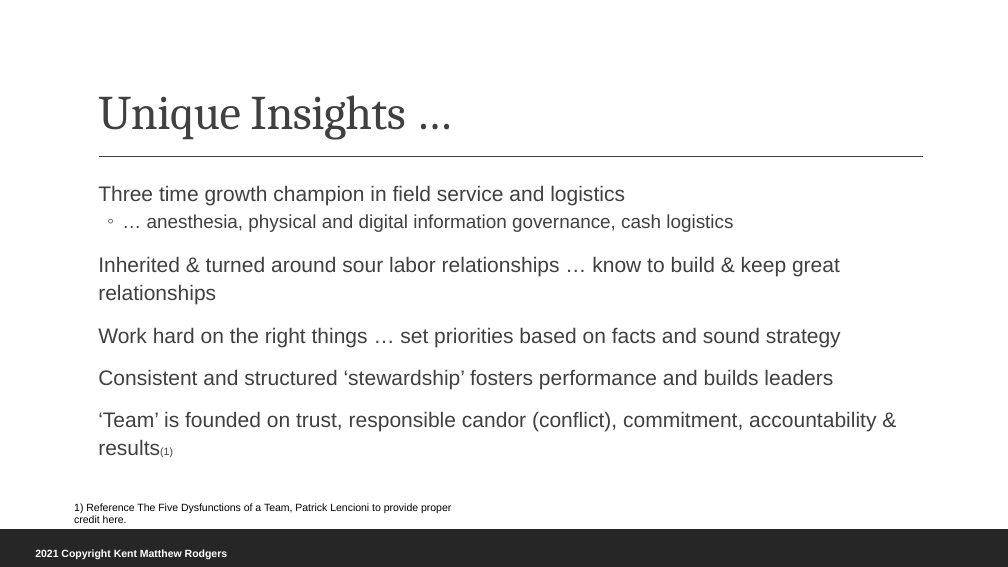
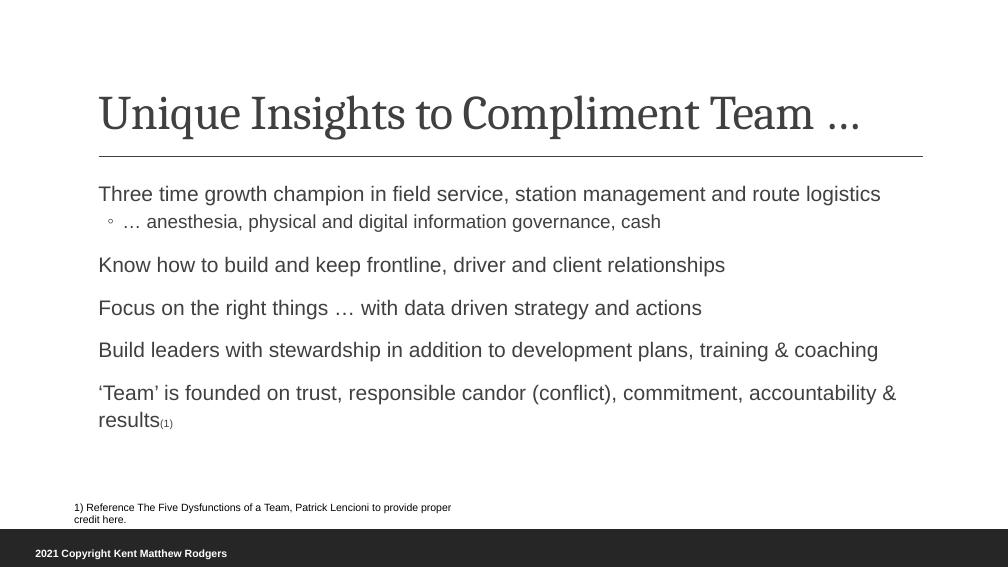
Before and after one commit to rodgerskent/package-delivery, a slide deck: slide 9 of 210112_PackageDelivery_Presentation.pptx (slide 8 before the commit). Drawn at 1008x567 pixels with LibreOffice and Linux fonts; fonts in the diff are those of the drawing. Boxes give left, top, right and bottom in pixels: in the first picture for what was removed or moved away, otherwise in the second. Text is boxed around its words. In the diff, an @@ line names an element or a change of style, - is before the commit and + after.

```diff
--- a/210112_PackageDelivery_Presentation.pptx
+++ b/210112_PackageDelivery_Presentation.pptx
@@ title at [98, 95, 815, 140]: text changed @@
-Unique Insights …
+Unique Insights to Compliment Team …
@@ text at [98, 185, 881, 362]: text changed @@
-  Three time growth champion in field service and logistics
-  ◦ … anesthesia, physical and digital information governance, cash logistics
-  Inherited & turned around sour labor relationships … know to build & keep great relationships
-  Work hard on the right things … set priorities based on facts and sound strategy
-  Consistent and structured ‘stewardship’ fosters performance and builds leaders
+  Three time growth champion in field service, station management and route logistics
+  ◦ … anesthesia, physical and digital information governance, cash
+  Know how to build and keep frontline, driver and client relationships
+  Focus on the right things … with data driven strategy and actions
+  Build leaders with stewardship in addition to development plans, training & coaching
```
Also in this commit, not shown: 4 other slides changed, 2 slides added, 1 slide removed, 2 other files.
